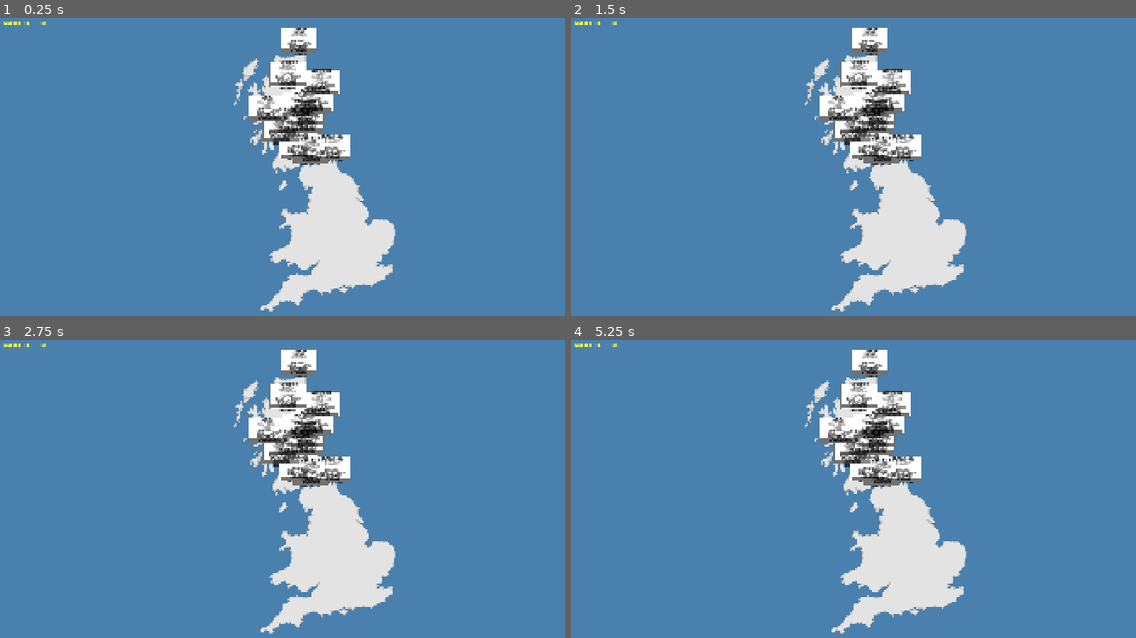
Above: before the commit, frames 1-4 (two rows, left to right).
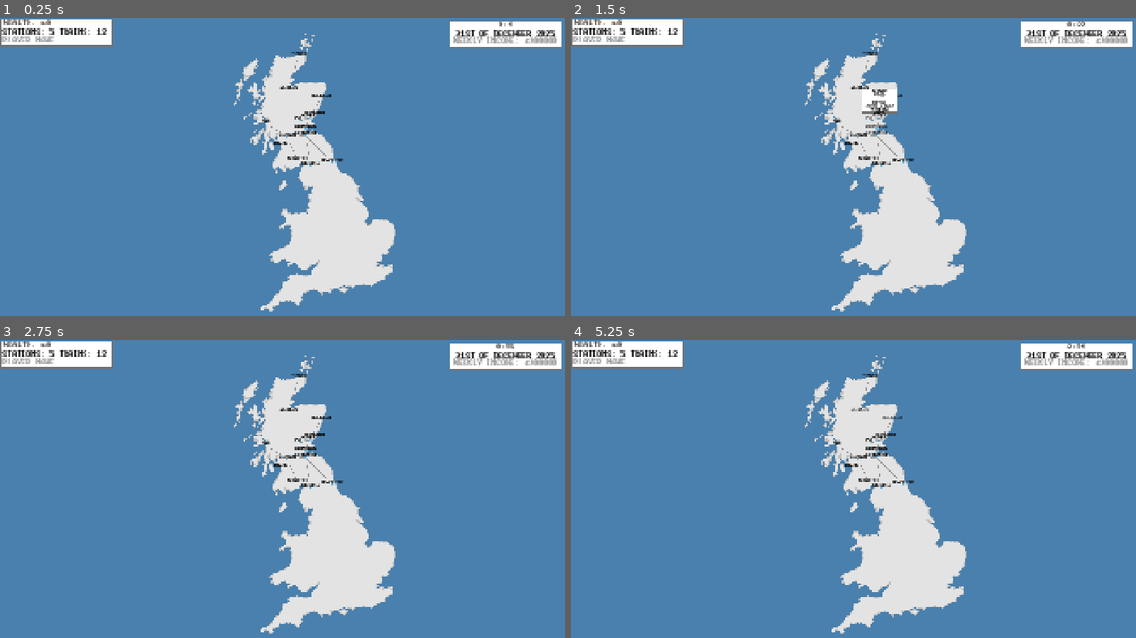
Above: after the commit, the same moments.

Repository: Laifii/Freighter-Manager
Game: Godot game, scene res://Objects/Countries/Uk Map.tscn
Same seed, same stepped clock (60 frames per second), same inputs: the game is played once before the commit and once after it.
Inputs (mouse positions are in pixels of both pictures, inside the frame that each line leads up to):
- Up to frame 1 (0.25 s): no input
- Up to frame 2 (1.5 s): click (887, 110) at 0.52 s; drag from (881, 119) to (910, 107) at 1.27 s
- Up to frame 3 (2.75 s): drag from (310, 441) to (254, 563) at 2.02 s
- Up to frame 4 (5.25 s): tap Enter at 2.75 s; move the mouse to (887, 435) at 2.77 s; hold R (Fast Forward) 2.78-3.5 s; click (887, 435) at 2.92 s; drag from (887, 435) to (684, 450) at 3.52 s; drag from (893, 420) to (881, 497) at 4.27 s; drag from (893, 420) to (768, 420) at 5.02 s

The runs differ from the first frame. In frame 1, 8.0% of the frame differs, in the area x 0-100%, y 0-49%; in frame 2, 7.9%; in frame 3, 8.0%; in frame 4, 8.0%.

Commit message:
Added visual calender and timer

Diff:
--- a/Objects/Camera.gd
+++ b/Objects/Camera.gd
@@ -9,9 +9,11 @@
 	uiTarget = Vector2(1, 1)
 }
 @onready var ui = $UI
+@onready var calender = $UI/Calender
 var isDragging = false
 var lastMousePosition = Vector2.ZERO
 var dragSpeed = 0.85
+
 
 func _input(event):
 	if event is not InputEventMouse: return
--- a/Objects/Camera.tscn
+++ b/Objects/Camera.tscn
@@ -6,7 +6,19 @@
 
 [sub_resource type="LabelSettings" id="LabelSettings_mywko"]
 font = ExtResource("2_rv08e")
-font_color = Color(1, 1, 0.180392, 1)
+font_size = 8
+font_color = Color(0.266575, 0.266575, 0.266575, 1)
+
+[sub_resource type="LabelSettings" id="LabelSettings_lqjr5"]
+font = ExtResource("2_rv08e")
+font_size = 8
+font_color = Color(0, 0, 0, 1)
+shadow_size = 0
+
+[sub_resource type="LabelSettings" id="LabelSettings_y7oh5"]
+font = ExtResource("2_rv08e")
+font_size = 8
+font_color = Color(0.560955, 0.560955, 0.560955, 1)
 
 [node name="Camera" type="Camera2D"]
 script = ExtResource("1_xdxat")
@@ -17,17 +29,119 @@
 offset_right = 40.0
 offset_bottom = 40.0
 
-[node name="Wealth" type="Label" parent="UI"]
+[node name="PlayerStats" type="ColorRect" parent="UI"]
+z_index = 1000
 layout_mode = 0
-offset_left = -948.0
-offset_top = -529.0
-offset_right = -596.0
-offset_bottom = -439.0
+offset_left = -956.0
+offset_top = -535.0
+offset_right = -767.0
+offset_bottom = -491.0
+scale = Vector2(2, 2)
+
+[node name="ColorRect" type="ColorRect" parent="UI/PlayerStats"]
+z_index = -1
+layout_mode = 0
+offset_left = -1.0
+offset_top = -1.0
+offset_right = 190.0
+offset_bottom = 45.0
+color = Color(0.442911, 0.442911, 0.442911, 1)
+
+[node name="Wealth" type="Label" parent="UI/PlayerStats"]
+z_index = 100
+layout_mode = 0
+offset_left = 3.0
+offset_top = 3.0
+offset_right = 119.0
+offset_bottom = 25.0
 text = "Wealth: £1000000"
 label_settings = SubResource("LabelSettings_mywko")
+autowrap_trim_flags = 0
+uppercase = true
+
+[node name="Nameplate" type="Label" parent="UI/PlayerStats"]
+z_index = 100
+layout_mode = 0
+offset_left = 2.0
+offset_top = 14.0
+offset_right = 118.0
+offset_bottom = 30.0
+text = "Stations: 5 Trains: 12"
+label_settings = SubResource("LabelSettings_lqjr5")
+vertical_alignment = 1
+autowrap_trim_flags = 0
+uppercase = true
+
+[node name="Owner" type="Label" parent="UI/PlayerStats"]
+z_index = 100
+layout_mode = 0
+offset_left = 2.0
+offset_top = 31.5
+offset_right = 118.0
+offset_bottom = 53.5
+text = "Player Name"
+label_settings = SubResource("LabelSettings_y7oh5")
+autowrap_trim_flags = 0
+uppercase = true
 
 [node name="Calender" type="Control" parent="UI"]
 anchors_preset = 0
 offset_right = 40.0
 offset_bottom = 40.0
 script = ExtResource("3_mywko")
+
+[node name="DateStats" type="ColorRect" parent="UI/Calender"]
+z_index = 1000
+layout_mode = 0
+offset_left = 569.0
+offset_top = -529.0
+offset_right = 758.0
+offset_bottom = -485.0
+scale = Vector2(2, 2)
+
+[node name="ColorRect" type="ColorRect" parent="UI/Calender/DateStats"]
+z_index = -1
+layout_mode = 0
+offset_left = -1.0
+offset_top = -1.0
+offset_right = 190.0
+offset_bottom = 45.0
+color = Color(0.442911, 0.442911, 0.442911, 1)
+
+[node name="Time" type="Label" parent="UI/Calender/DateStats"]
+z_index = 100
+layout_mode = 0
+offset_top = 3.0
+offset_right = 189.0
+offset_bottom = 25.0
+text = "23:12"
+label_settings = SubResource("LabelSettings_mywko")
+horizontal_alignment = 1
+autowrap_trim_flags = 0
+uppercase = true
+
+[node name="Date" type="Label" parent="UI/Calender/DateStats"]
+z_index = 100
+layout_mode = 0
+offset_left = -0.5
+offset_top = 13.5
+offset_right = 188.5
+offset_bottom = 29.5
+text = "1st of January 2025"
+label_settings = SubResource("LabelSettings_lqjr5")
+horizontal_alignment = 1
+vertical_alignment = 1
+autowrap_trim_flags = 0
+uppercase = true
+
+[node name="WeeklyIncome" type="Label" parent="UI/Calender/DateStats"]
+z_index = 100
+layout_mode = 0
+offset_top = 31.0
+offset_right = 189.0
+offset_bottom = 53.0
+text = "WEekly Income: £300000"
+label_settings = SubResource("LabelSettings_y7oh5")
+horizontal_alignment = 1
+autowrap_trim_flags = 0
+uppercase = true
--- a/Objects/Station.tscn
+++ b/Objects/Station.tscn
@@ -69,6 +69,7 @@
 shape = SubResource("CircleShape2D_mn7t0")
 
 [node name="StationUI" type="ColorRect" parent="."]
+visible = false
 z_index = 1000
 offset_left = -61.0
 offset_top = -96.0
--- a/Scripts/Calender.gd
+++ b/Scripts/Calender.gd
@@ -3,34 +3,66 @@
 var time = {
 	minute = 0,
 	hour = 0,
-	day = 1,
-	month = 1,
+	day = 31,
+	month = 12,
 	year = 2025
+}
+var displayNames = {
+	daySuffix = ["st", "nd", "rd", "th"],
+	monthNames = ["January", "February", "March", "April", "May", "June", "July", "August", "September", "October", "November", "December"],
+	activeMonth = "January",
+	activeDaySuffix = "st"
 }
 var daysInMonth = [31,28,31,30,31,30,31,31,30,31,30,31]
 var floatMinutes = 0
 var savedTime
+var previousPayday = 0
+var isPayday = false
 
 func _ready():
-	pass
+	display_date()
 
 func _physics_process(delta):
 	print(time)
-	floatMinutes += delta * 10
-	if Input.is_action_pressed("Fast Forward"): floatMinutes += delta * 50
+	floatMinutes += delta * 20
+	if Input.is_action_pressed("Fast Forward"): floatMinutes += delta * 100
 	time.minute = floor(floatMinutes)
+	display_time()
 	if floatMinutes > 60:
 		time.hour += 1
 		floatMinutes = 0
-		if time.hour > 24: update_day()
+		if time.hour > 23: update_day()
 func update_day():
+	update_payday()
 	time.day += 1
 	time.hour = 0
-	if time.day > daysInMonth[time.month - 1]: update_month()
+	display_date()
+	if time.day > daysInMonth[time.month - 1] - 1: update_month()
 func update_month():
 	time.month += 1
 	time.day = 1
+	if time.month != 13: display_date()
 	if time.month > 12: update_year()
 func update_year():
 	time.year += 1
 	time.month = 1
+	display_date()
+
+func update_payday():
+	if time.day == 1 or time.day == previousPayday + 7:
+		isPayday = true
+		for station in StationManager.stations:
+			station.generate_passive_income()
+	previousPayday = time.day
+
+func display_time():
+	$DateStats/Time.text = str(time.hour, ":", int(time.minute))
+
+func display_date():
+	if time.day == 1 or time.day == 21 or time.day == 31: displayNames.activeDaySuffix = displayNames.daySuffix[0]
+	elif time.day == 2 or time.day == 22: displayNames.activeDaySuffix = displayNames.daySuffix[1]
+	elif time.day == 3 or time.day == 23: displayNames.activeDaySuffix = displayNames.daySuffix[2]
+	else: displayNames.activeDaySuffix = displayNames.daySuffix[3]
+	displayNames.activeMonth = displayNames.monthNames[time.month - 1]
+	print(str(time.day, displayNames.activeDaySuffix, " of ", displayNames.activeMonth, " ", time.year))
+	$DateStats/Date.text = str(time.day, displayNames.activeDaySuffix, " of ", displayNames.activeMonth, " ", time.year)
--- a/Scripts/Player.gd
+++ b/Scripts/Player.gd
@@ -9,6 +9,6 @@
 	add_to_group("Player")
 
 func _physics_process(delta):
-	$Camera/UI/Wealth.text = str("Wealth: ", wealth)
+	$Camera/UI/PlayerStats/Wealth.text = str("Wealth: £", wealth)
 
 	if Input.is_mouse_button_pressed(MOUSE_BUTTON_RIGHT): wealth += 100000
--- a/Scripts/Station.gd
+++ b/Scripts/Station.gd
@@ -10,6 +10,7 @@
 @onready var player = get_tree().get_first_node_in_group("Player")
 
 var stationValue # value = 500000 * (connections.size() / 2) * company multiplier
+var weeklyIncome
 var notInContract = true
 var holdingItem = false
 var seethroughText = false
@@ -62,6 +63,8 @@
 	$StationUI/Owner.text = ownerList[stationOwner]
 	stationValue = 500000 * (connections.size() / 2) * stationOwner
 	if connections.size() / 2 == 0: stationValue = 250000 * stationOwner
+	weeklyIncome = 10000 * connections.size() * (stationSize + 1)
+	$StationUI/Income.text = str("Income:\n", weeklyIncome, " / Week")
 	$StationUI/UnownedStation/ValueRect/Value.text = str("£", stationValue)
 
 func _on_area_2d_mouse_entered():
@@ -102,3 +105,8 @@
 		set_station_stats()
 		$StationUI/UnownedStation.visible = false
 		$StationUI/OwnedStation.visible = true
+
+func generate_passive_income():
+	if not stationOwner == 0: return
+	if player.camera.calender.isPayday:
+		player.wealth += weeklyIncome
Not shown: 1 places in Objects/Camera.tscn that only renumber resources
